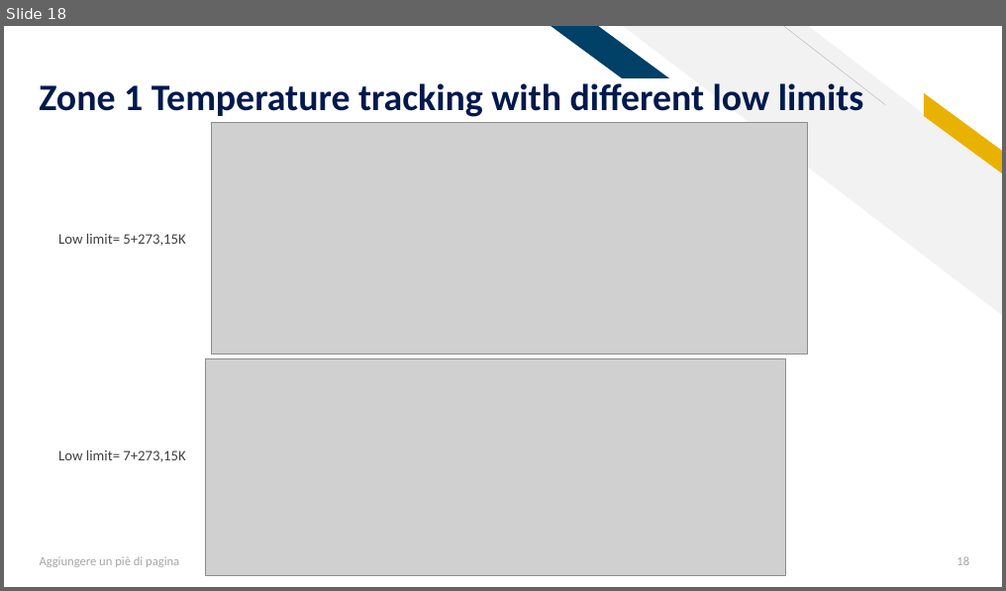
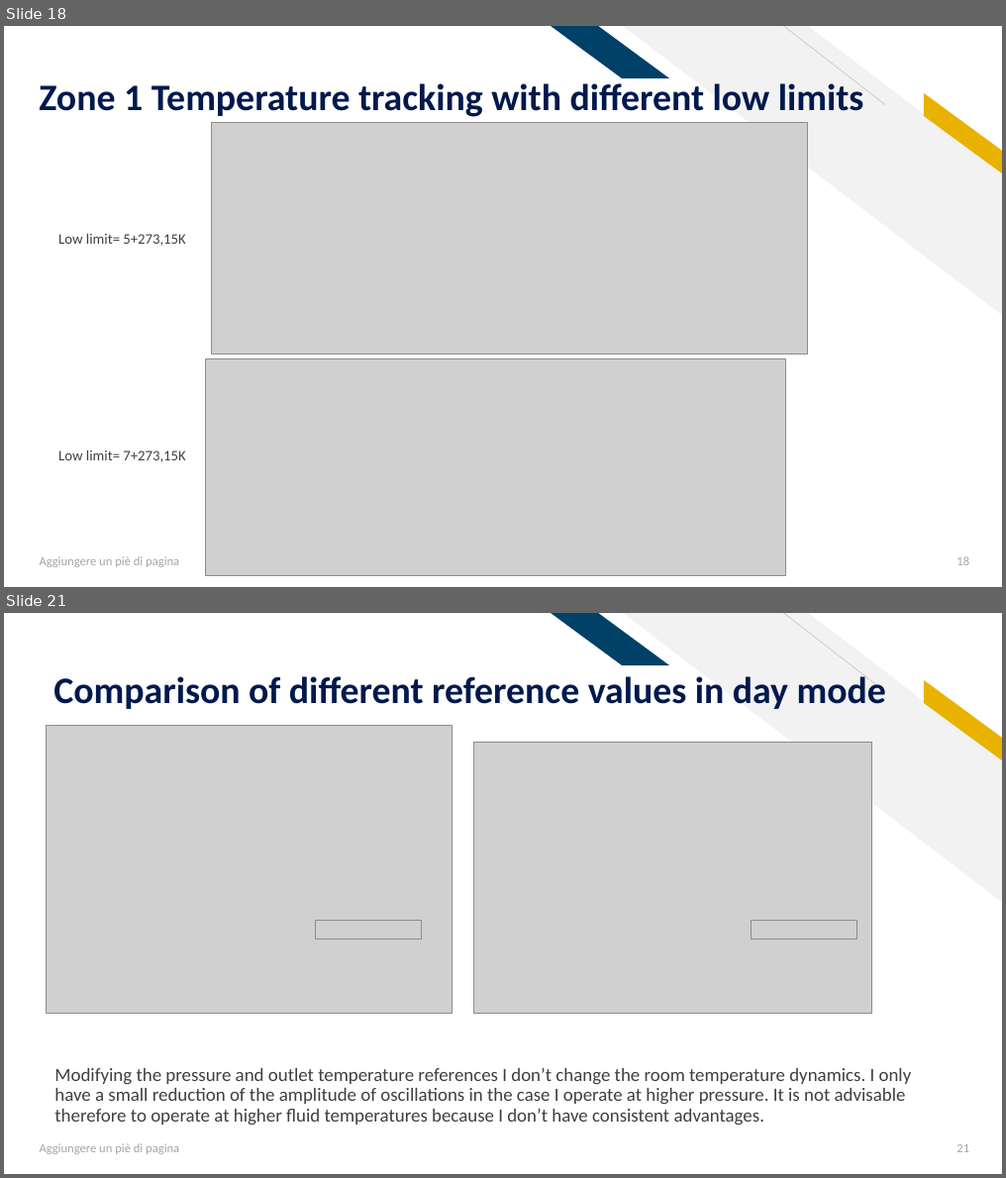
Before and after one commit to AleFire99/AES-git-repo, a slide deck: Aes_Project_2021_2022.pptx. Shown one above the other, each under a label of ours: slide 18 before the commit, slides 18 and 21 after it; the slides between them are not shown. The pictures are 1006x591 and 1006x1178 pixels, drawn with LibreOffice and Linux fonts; fonts in the diff are those of the drawing; grey boxes stand for pictures. Boxes give left, top, right and bottom in pixels: in the first picture for what was removed or moved away, otherwise in the second. Text is boxed around its words. In the diff, an @@ line names an element or a change of style, - is before the commit and + after.

```diff
--- a/Aes_Project_2021_2022.pptx
+++ b/Aes_Project_2021_2022.pptx
@@ slide 21 added at [4, 613, 1002, 1174], background #FFFFFF; not listed: 4 template elements that a slide beside it also shows @@
@@ title added at [54, 672, 886, 709], 36 pt, text #00194C, bold @@
+Comparison of different reference values in day mode
@@ picture added at [47, 725, 451, 1013] @@
@@ picture added at [473, 742, 871, 1013] @@
@@ picture added at [316, 920, 422, 939] @@
@@ picture added at [751, 920, 857, 939] @@
@@ text added at [54, 1068, 912, 1126], 18 pt, text #3F3F3F @@
+Modifying the pressure and outlet temperature references I don’t change the room temperature dynamics. I only have a small reduction of the amplitude of oscillations in the case I operate at higher pressure. It is not advisable therefore to operate at higher fluid temperatures because I don’t have consistent advantages.
@@ text added at [40, 1144, 179, 1155], 12 pt, text #A5A5A5 @@
+Aggiungere un piè di pagina
@@ page number added at [956, 1145, 969, 1153], 12 pt, text #A5A5A5 @@
+21
```
Also in this commit, not shown: 1 slide changed, 4 other slides added.
